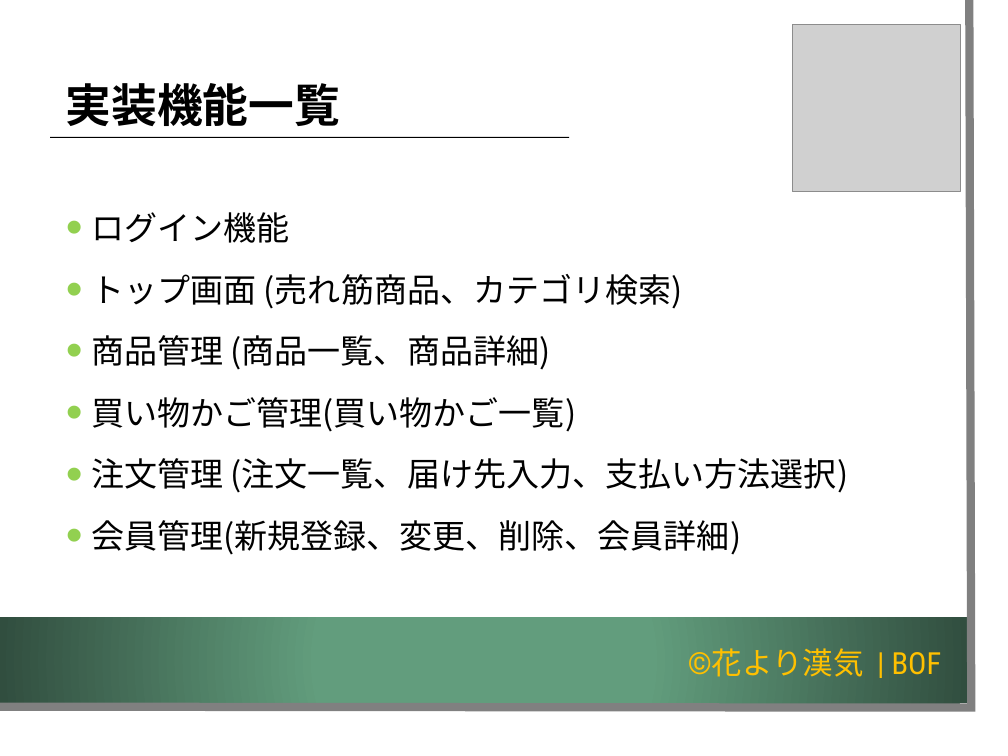
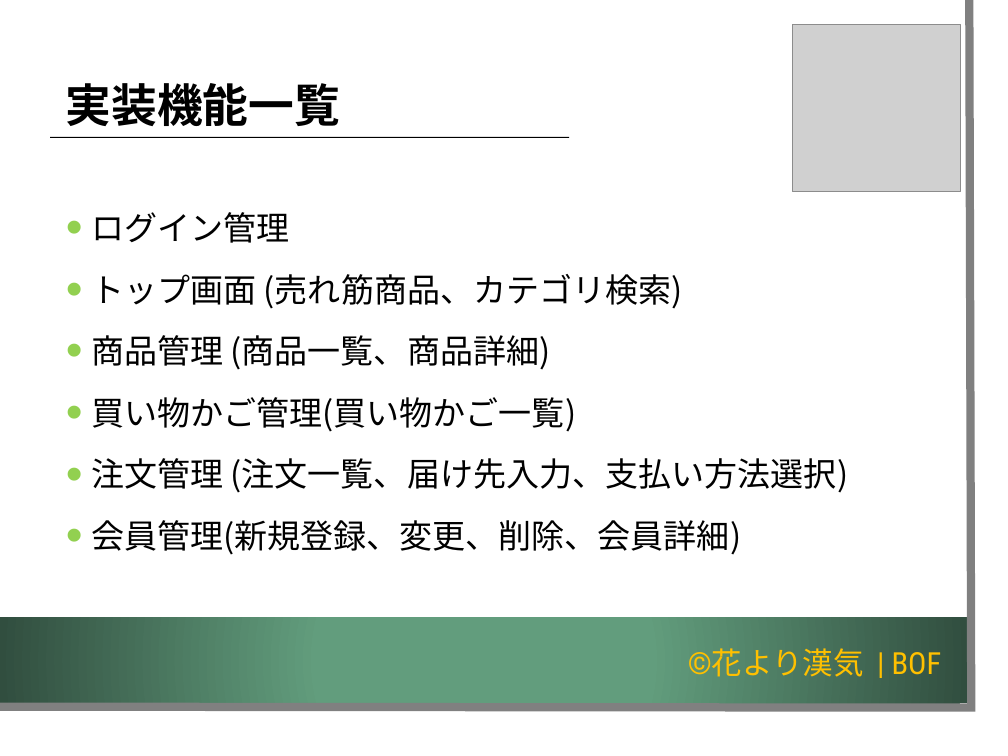
Before and after one commit to K-MIGTA/hanayoriRepo, a slide deck: slide 6 of 成果報告会_発表用スライド_チーム開発演習編集版_1.2.pptx. Drawn at 1008x756 pixels with LibreOffice and Linux fonts; fonts in the diff are those of the drawing; grey boxes stand for pictures; background and template pictures are left out. Boxes give left, top, right and bottom in pixels: in the first picture for what was removed or moved away, otherwise in the second. Text is boxed around its words. In the diff, an @@ line names an element or a change of style, - is before the commit and + after.

Commit message:
成果報告会_発表用スライド_チーム開発演習編集版_1.2.pptx
実装機能修正

```diff
--- a/成果報告会_発表用スライド_チーム開発演習編集版_1.2.pptx
+++ b/成果報告会_発表用スライド_チーム開発演習編集版_1.2.pptx
@@ text at [91, 212, 289, 243]: text changed @@
-• ログイン機能
+• ログイン管理
```
Also in this commit, not shown: 3 other slides changed.
